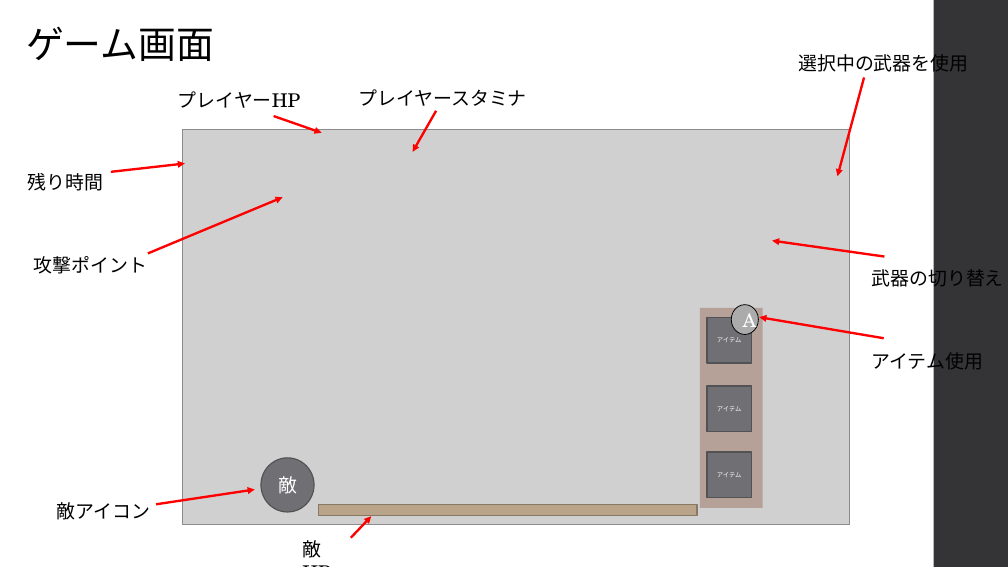
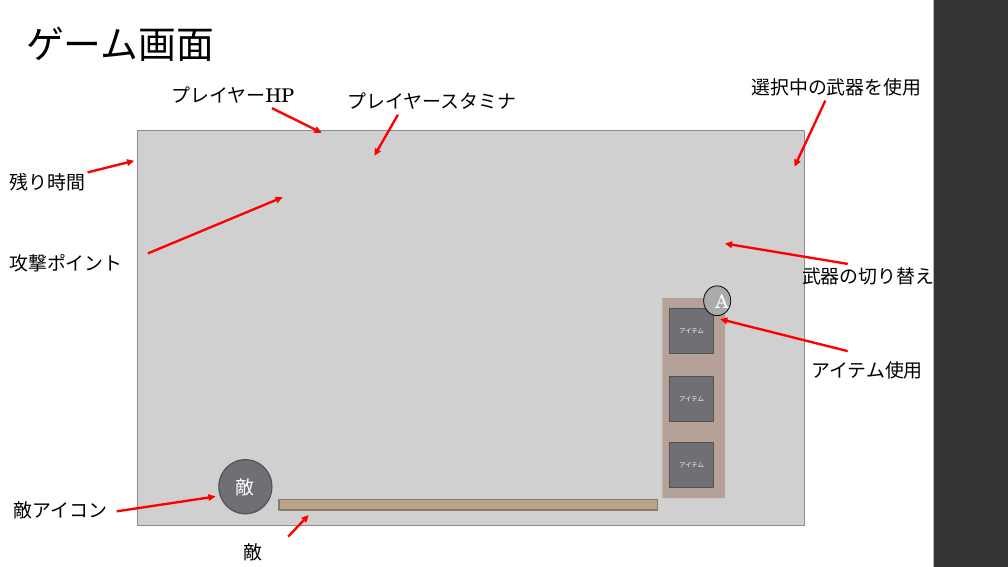
Before and after one commit to kakisawa/ProductionWork, a slide deck: slide 5 of 3DGame_3_NamelessGame/NamelessGame_企画書.pptx. Drawn at 1008x567 pixels with LibreOffice and Linux fonts; fonts in the diff are those of the drawing; grey boxes stand for pictures. Boxes give left, top, right and bottom in pixels: in the first picture for what was removed or moved away, otherwise in the second. Text is boxed around its words. In the diff, an @@ line names an element or a change of style, - is before the commit and + after.

Commit message:
up

```diff
--- a/3DGame_3_NamelessGame/NamelessGame_企画書.pptx
+++ b/3DGame_3_NamelessGame/NamelessGame_企画書.pptx
@@ text "プレイヤーHP": place and size @@
-text "プレイヤーHP" at (178, 91, 300, 108)
+text "プレイヤーHP" at (172, 86, 294, 103)
@@ text "プレイヤースタミナ": place and size @@
-text "プレイヤースタミナ" at (358, 89, 527, 106)
+text "プレイヤースタミナ" at (348, 92, 517, 109)
@@ text "選択中の武器を使用" rewrapped from (798, 50, 968, 75) to (751, 78, 921, 96) @@
@@ arrow moved from (274, 116) - (321, 133) to (272, 108) - (321, 133) @@
@@ arrow moved from (436, 111) - (413, 152) to (398, 115) - (374, 156) @@
@@ arrow moved from (864, 78) - (838, 176) to (826, 101) - (795, 166) @@
@@ picture: place and size @@
-picture at (182, 129, 850, 525)
+picture at (137, 131, 805, 526)
@@ text "残り時間": place and size @@
-text "残り時間" at (28, 173, 104, 191)
+text "残り時間" at (9, 173, 85, 191)
@@ arrow moved from (111, 172) - (185, 163) to (88, 172) - (134, 161) @@
@@ text "攻撃ポイント": place and size @@
-text "攻撃ポイント" at (34, 256, 147, 274)
+text "攻撃ポイント" at (9, 254, 122, 272)
@@ arrow moved from (885, 256) - (772, 240) to (848, 264) - (725, 243) @@
@@ text "武器の切り替え": place and size @@
-text "武器の切り替え" at (872, 266, 1004, 291)
+text "武器の切り替え" at (802, 264, 934, 289)
@@ 4 rectangles: place and size @@
-4 rectangles at (700, 308, 763, 508)
+4 rectangles at (662, 298, 725, 498)
@@ ellipse "A": place and size @@
-ellipse "A" at (731, 305, 758, 334)
+ellipse "A" at (704, 286, 731, 315)
@@ arrow moved from (884, 338) - (759, 318) to (848, 351) - (721, 319) @@
@@ text "アイテム使用" rewrapped from (872, 348, 984, 373) to (811, 361, 923, 379) @@
@@ ellipse "敵": place and size @@
-ellipse "敵" at (261, 458, 314, 513)
+ellipse "敵" at (219, 460, 271, 514)
@@ text "敵アイコン": place and size @@
-text "敵アイコン" at (57, 502, 151, 520)
+text "敵アイコン" at (14, 501, 108, 519)
@@ arrow moved from (156, 504) - (255, 489) to (116, 511) - (216, 497) @@
@@ rectangle: place and size @@
-rectangle at (319, 504, 697, 515)
+rectangle at (279, 499, 657, 510)
@@ text "敵HP": place and size @@
-text "敵HP" at (302, 540, 321, 558)
+text "敵HP" at (244, 543, 263, 561)
@@ arrow moved from (351, 538) - (371, 516) to (288, 537) - (309, 515) @@
```
Also in this commit, not shown: 1 other slide changed.
